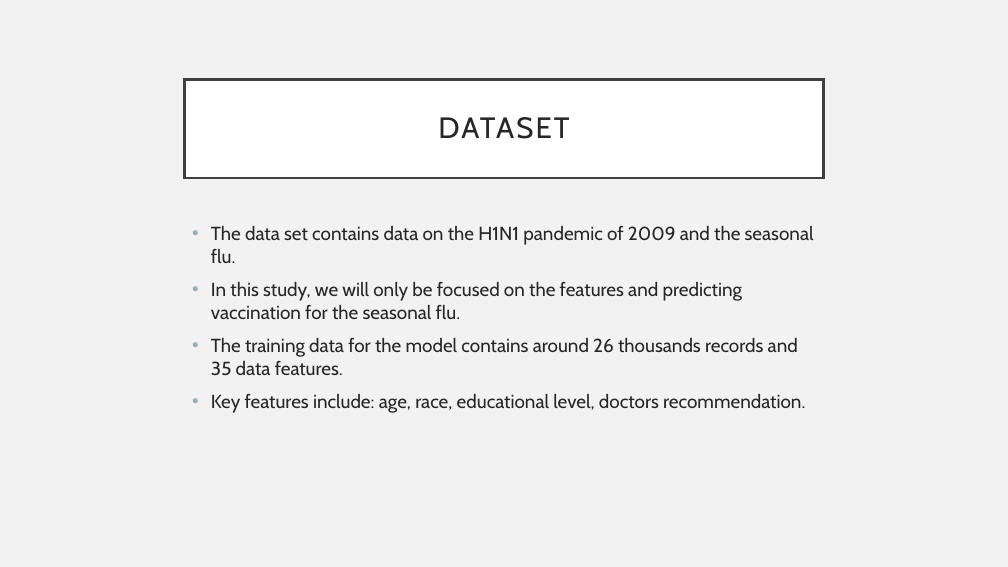
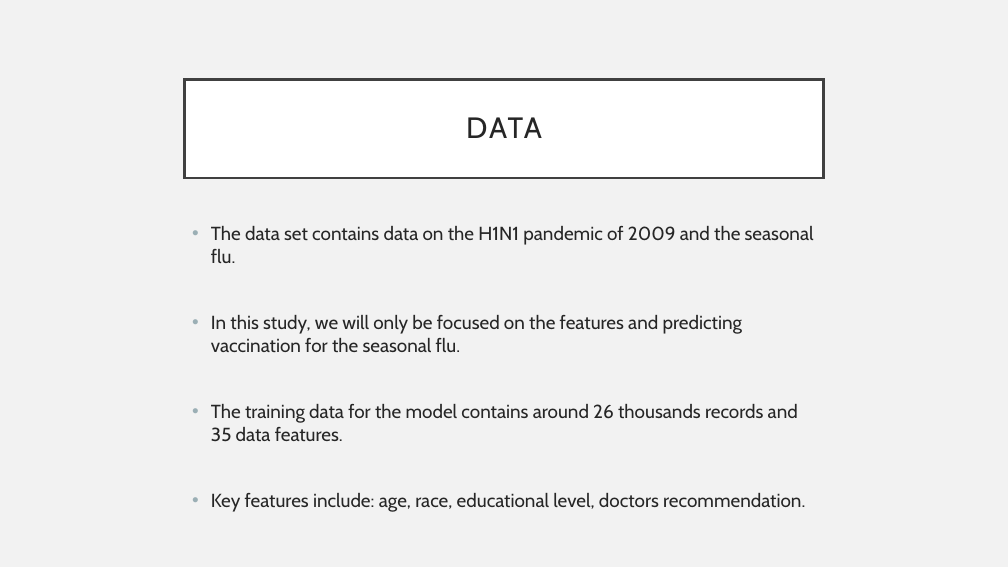
Before and after one commit to dragunat2016/CDCH1N1, a slide deck: slide 3 of Presentation.pptx. Drawn at 1008x567 pixels with LibreOffice and Linux fonts; fonts in the diff are those of the drawing. Boxes give left, top, right and bottom in pixels: in the first picture for what was removed or moved away, otherwise in the second. Text is boxed around its words. In the diff, an @@ line names an element or a change of style, - is before the commit and + after.

```diff
--- a/Presentation.pptx
+++ b/Presentation.pptx
@@ title at (x1=466, y1=117, x2=542, y2=138): text changed @@
-DATASET
+DATA
@@ text "The data set contains data ..." rewrapped from (x1=211, y1=226, x2=814, y2=413) to (x1=211, y1=226, x2=814, y2=512) @@
```
Also in this commit, not shown: 3 other slides changed, 1 slide added, 8 other files.
